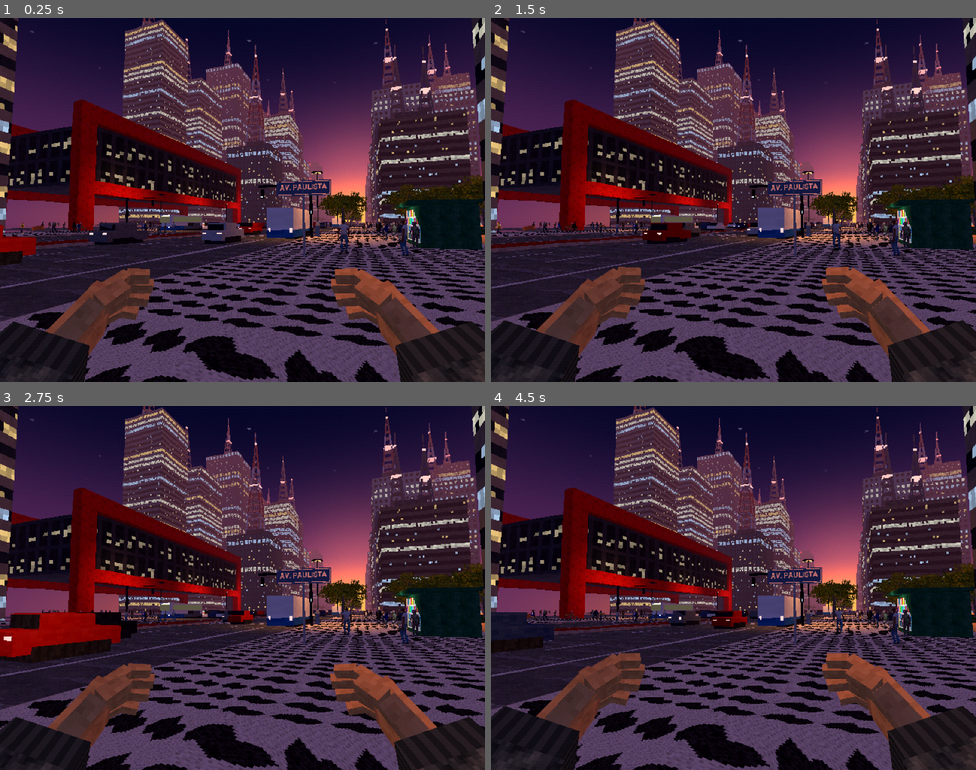
Above: before the commit, frames 1-4 (two rows, left to right).
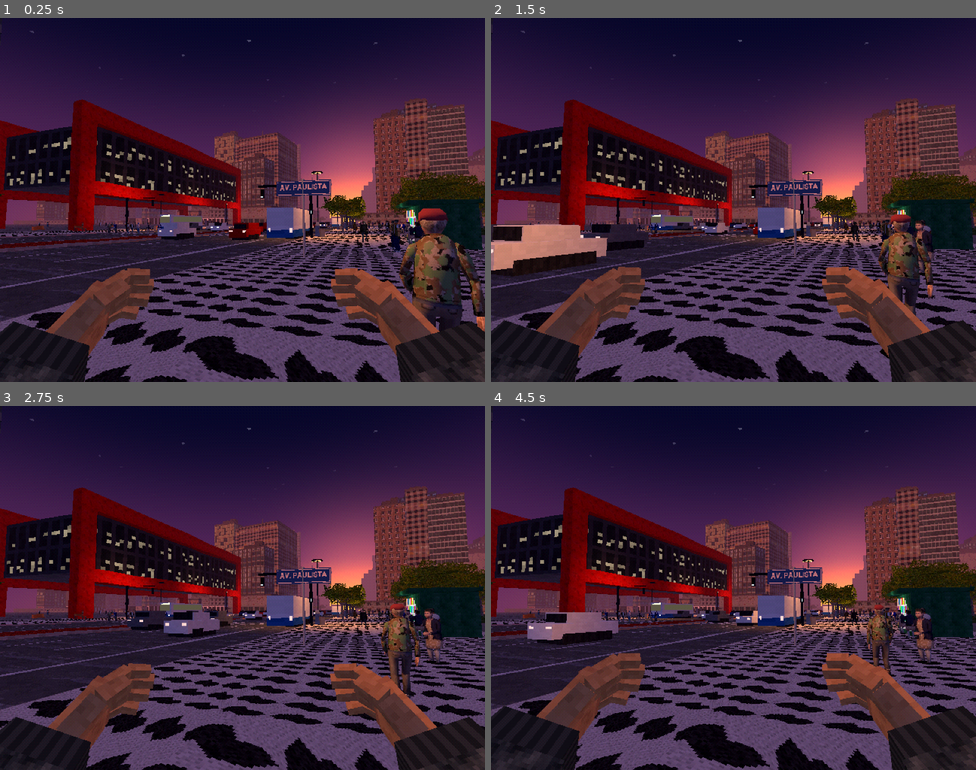
Above: after the commit, the same moments.

Repository: muricristino/walking-simulator-paulista
Game: Godot game, scene res://main.tscn
Two runs of this game, one before a commit and one after it. Both use one fixed random seed, a clock stepped at 60 frames per second and the inputs below.
Inputs (mouse positions are in pixels of both pictures, inside the frame that each line leads up to):
- Up to frame 1 (0.25 s): no input
- Up to frame 2 (1.5 s): tap Enter at 0.5 s; move the mouse to (757, 200) at 0.52 s; hold Up (ui_up) from 0.53 s (still down); tap P at 0.6 s; tap Space at 0.77 s; move the mouse to (709, 200) at 1.27 s; tap T at 1.35 s
- Up to frame 3 (2.75 s): keep holding Up (ui_up); tap Space at 1.52 s; move the mouse to (252, 580) at 2.02 s; tap C at 2.1 s
- Up to frame 4 (4.5 s): keep holding Up (ui_up); move the mouse to (728, 595) at 2.77 s; tap Z at 2.85 s; tap Space at 3.02, 3.77 s; move the mouse to (767, 591) at 3.52 s; tap X at 3.6 s; move the mouse to (694, 584) at 4.27 s; tap R at 4.35 s

The runs differ from the first frame. In frame 1, 23% of the frame differs, in the area x 0-100%, y 0-87%; in frame 2, 22%; in frame 3, 23%, in the area x 0-100%, y 0-81%; in frame 4, 21%.

Commit message:
feat: replace procedural buildings with real paulista osm buildings

Diff:
--- a/scripts/city.gd
+++ b/scripts/city.gd
@@ -7,11 +7,11 @@
 const People := preload("res://scripts/people.gd")
 const Katcho := preload("res://scripts/katcho.gd")
 const Props := preload("res://scripts/props.gd")
+const OsmCity := preload("res://scripts/osm_city.gd")
 const PS1 := preload("res://scripts/ps1.gdshader")
 const RES := Vector2i(640, 480)
 const CROSS := [-150.0, -380.0, -560.0]
 const MASP_Z := Vector2(-131.0, -53.0)
-const SKIP := [[-1.0, -226.0, -184.0]]
 const ROAD := "b_128"
 
 var vp: SubViewport
@@ -144,7 +144,7 @@
 	env.sky = sky
 	env.ambient_light_source = Environment.AMBIENT_SOURCE_COLOR
 	env.ambient_light_color = Color(0.36, 0.3, 0.5)
-	env.ambient_light_energy = 0.55
+	env.ambient_light_energy = 0.75
 	env.tonemap_mode = Environment.TONE_MAPPER_LINEAR
 	env.fog_enabled = true
 	env.fog_mode = Environment.FOG_MODE_DEPTH
@@ -264,125 +264,17 @@
 	geo.quad("curb", Vector3(x0, 0, z0), Vector3(x1, 0, z0), Vector3(x1, h, z0), Vector3(x0, h, z0), Vector3.FORWARD, Vector2(2, 0.5))
 
 
-var bld_count := 0
-var palettes := [
-	[0, Color(0.32, 0.36, 0.38), Color(0.16, 0.26, 0.32)],
-	[1, Color(0.62, 0.58, 0.5), Color(0.14, 0.16, 0.18)],
-	[2, Color(0.55, 0.5, 0.44), Color(0.12, 0.13, 0.15)],
-	[3, Color(0.2, 0.22, 0.25), Color(0.1, 0.18, 0.22)],
-	[1, Color(0.48, 0.38, 0.3), Color(0.12, 0.12, 0.13)],
-	[0, Color(0.25, 0.28, 0.3), Color(0.2, 0.3, 0.3)],
-	[2, Color(0.7, 0.68, 0.62), Color(0.15, 0.15, 0.17)],
-	[3, Color(0.18, 0.2, 0.18), Color(0.12, 0.2, 0.16)],
-]
-
-
-func _building(cx: float, cz: float, w: float, d: float, h: float, antenna: bool) -> void:
-	bld_count += 1
-	var key := "bld%d" % bld_count
-	var p: Array = palettes[rng.randi() % palettes.size()]
-	var cols := maxi(4, int(maxf(w, d) / 3.0))
-	var rows := maxi(4, int(h / 3.6))
-	var t := Tex.facade(100 + bld_count, cols, rows, p[0], p[1], p[2], rng.randf_range(0.2, 0.5))
-	geo.add_mat(key, mat(t[0], Color.WHITE, t[1], 1.0))
-	geo.box(key, Vector3(cx, h * 0.5, cz), Vector3(w, h, d), Vector2(cols * 3.0, rows * 3.6), Vector2.ZERO, 10.0, "roof")
-	solid(Vector3(cx, h * 0.5, cz), Vector3(w, h, d))
-	if rng.randf() < 0.5:
-		geo.box("roof", Vector3(cx + rng.randf_range(-w, w) * 0.2, h + 2.5, cz + rng.randf_range(-d, d) * 0.2), Vector3(w * 0.4, 5.0, d * 0.4), Vector2(4, 4))
-	var face := cx - signf(cx) * w * 0.5
-	if absf(face) < 34.0 and d > 12.0:
-		var shop := props.shopfront(Vector3.ZERO, d - 1.0, false, bld_count)
-		_place(shop, Transform3D(Basis(Vector3.UP, -signf(cx) * PI * 0.5), Vector3(face + signf(cx) * -0.02, 0.15, cz)))
-	if antenna:
-		_antenna(Vector3(cx + rng.randf_range(-w, w) * 0.25, h, cz + rng.randf_range(-d, d) * 0.25), rng.randf_range(22, 50), rng.randf() < 0.35)
-
-
-func _antenna(base: Vector3, height: float, striped: bool) -> void:
-	var key := "tower" if striped else "metal"
-	var s := height * 0.07 + 1.0
-	var legs := [Vector2(-1, -1), Vector2(1, -1), Vector2(1, 1), Vector2(-1, 1)]
-	for l in legs:
-		var a := base + Vector3(l.x * s, 0, l.y * s)
-		var b := base + Vector3(l.x * 0.25, height, l.y * 0.25)
-		var mi := _rod(a, b, 0.7, M[key])
-		world.add_child(mi)
-	var y := 3.0
-	while y < height:
-		var t := y / height
-		var r := lerpf(s, 0.25, t)
-		geo.box(key, base + Vector3(0, y, 0), Vector3(r * 2.0, 0.45, r * 2.0), Vector2(1, 2), Vector2.ZERO, 50.0)
-		y += 5.0
-	geo.box("red_light", base + Vector3(0, height + 0.6, 0), Vector3(1.4, 1.2, 1.4), Vector2(1, 1))
-	geo.box("red_light", base + Vector3(0, height * 0.55, 0), Vector3(1.0, 1.0, 1.0) + Vector3(s, 0, s), Vector2(1, 1))
-	geo.box(key, base + Vector3(0, height + 5.0, 0), Vector3(0.5, 8.0, 0.5), Vector2(1, 2))
-
-
-func _rod(a: Vector3, b: Vector3, thick: float, m: Material) -> MeshInstance3D:
-	var mi := MeshInstance3D.new()
-	var bm := BoxMesh.new()
-	bm.size = Vector3(thick, (b - a).length(), thick)
-	mi.mesh = bm
-	mi.material_override = m
-	var up := (b - a).normalized()
-	var basis := Basis()
-	var side := up.cross(Vector3.FORWARD)
-	if side.length() < 0.01:
-		side = up.cross(Vector3.RIGHT)
-	side = side.normalized()
-	basis = Basis(side, up, side.cross(up).normalized())
-	mi.transform = Transform3D(basis, (a + b) * 0.5)
-	return mi
-
-
 func _buildings() -> void:
 	for sx in [-1.0, 1.0]:
-		var z := 40.0
-		while z > -720.0:
-			var w := rng.randf_range(20, 38)
-			var z1 := z
-			var z0 := z - w
-			if _in_cross(z0, z1, 1.0):
-				z = _next_after_cross(z0)
-				continue
-			if z0 < MASP_Z.y and z1 > MASP_Z.x:
-				z = MASP_Z.x - 4.0
-				continue
-			var skipped := false
-			for sk in SKIP:
-				if sk[0] == sx and z0 < sk[2] and z1 > sk[1]:
-					z = sk[1] - 2.0
-					skipped = true
-			if skipped:
-				continue
-			var d := rng.randf_range(22, 34)
-			var tall := rng.randf()
-			var h := rng.randf_range(26, 55) if tall < 0.4 else rng.randf_range(55, 100)
-			var cx: float = sx * (31.0 + d * 0.5 + rng.randf_range(0, 2))
-			_building(cx, (z0 + z1) * 0.5, d, w - rng.randf_range(1, 4), h, rng.randf() < 0.8 and h > 40)
-			z = z0
-		z = 20.0
-		while z > -720.0:
-			var w := rng.randf_range(24, 44)
-			var h := rng.randf_range(70, 160)
-			var cx: float = sx * rng.randf_range(78, 110)
-			if sx < 0 and z - w < -40.0 and z > -150.0:
-				z -= w
-				continue
-			_building(cx, z - w * 0.5, rng.randf_range(24, 36), w, h, rng.randf() < 0.7)
-			z -= w + rng.randf_range(4, 20)
-	_gazeta()
-
-
-func _next_after_cross(z0: float) -> float:
+		var xa: float = sx * 30.0
+		var xb: float = sx * 260.0
+		geo.ground("slab", minf(xa, xb), maxf(xa, xb), -820.0, 120.0, 0.05, Vector2(4, 4), 40.0)
+	var osm := OsmCity.new()
+	osm.zrange = Vector2(-760.0, 70.0)
 	for c in CROSS:
-		if z0 < c + 10.0 and z0 > c - 60.0:
-			return c - 10.0
-	return z0
-
-
-func _gazeta() -> void:
-	_building(-46.0, -205.0, 30.0, 34.0, 52.0, false)
-	_antenna(Vector3(-46.0, 52.0, -205.0), 70.0, true)
+		osm.gaps.append(Vector2(c, 11.0))
+	osm.set_glow(0.18)
+	world.add_child(osm.build("res://assets/osm/paulista.json"))
 
 
 func _masp() -> void:
